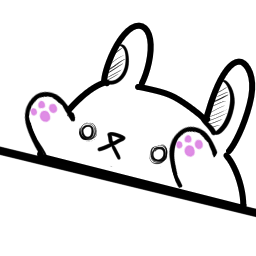
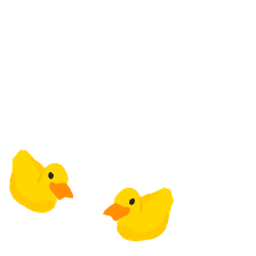
Before/after of a 256 × 256 layered artwork. What changed in the layer stack:
added layer "Layer 10" above "Keyboard" over bbox(0, 128, 192, 242)
renamed "Layer 5" to "Keyboard", hid it, painted on it over bbox(0, 128, 192, 242)
hid "l_arm_up" over bbox(128, 64, 256, 192)
hid "r_arm_up" over bbox(0, 22, 256, 192)
hid "Body" over bbox(0, 22, 256, 242)
hid "Table" over bbox(0, 128, 256, 242)
